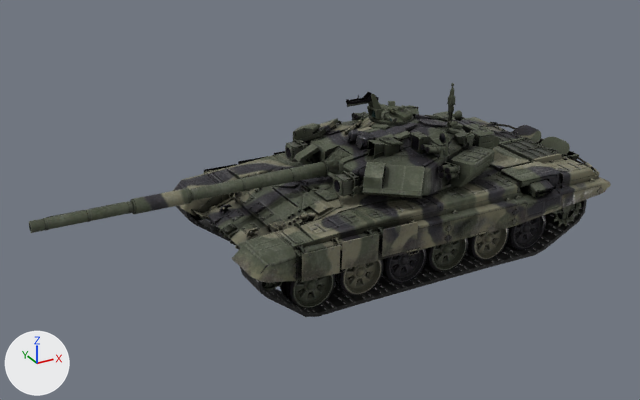
The Blender file Assets/_Assets/Vehicles/uralvagonzavod_t-90am_main_battle_tank/Blend files/T90AM - Tracks Bones Animations.blend as it was, and as the next commit left it.
Camera for both pictures: a 50 mm lens placed at (-148.8, -230.9, 142.2), pointed at (-19.0, 5.0, 24.2). The axes (+X, +Y, +Z) are drawn at lower left. The lights are the same throughout. The older version comes first.

The first picture shows 'Barrel', 'Hull', 'Left RoadWheel_1', 'Left RoadWheel_2', 'Left RoadWheel_3', 'Left RoadWheel_4', 'Left RoadWheel_5', 'Left RoadWheel_6', 'Left Tracks', 'Right Tracks', 'Turret Armor', 'Turret Mantlet' and 2 more.
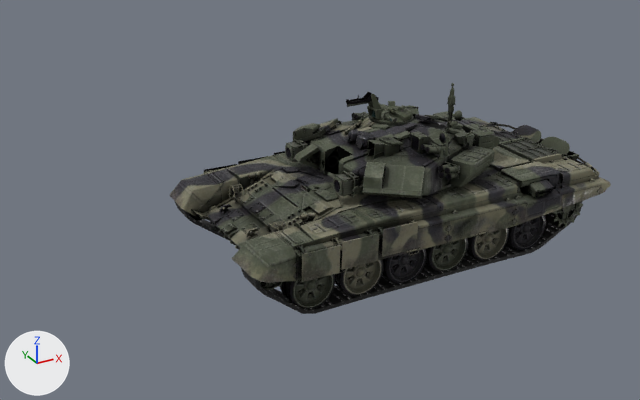
Where the change shows, as pixel boxes (x1, y1, x2, y2) in the pictures (640 x 400 px):
'Left Tracks', moved, rescaled
    before: (240, 200, 587, 317)
    after: (241, 201, 582, 314)
'Barrel', hidden
    before: (29, 162, 327, 233)
'Turret Mantlet', hidden
    before: (321, 147, 351, 177)
'Right Tracks', moved, rescaled
    before: (176, 206, 229, 241)
    after: (175, 202, 229, 240)

Diff of the bpy script that builds the scene:
```diff
--- a/Assets/_Assets/Vehicles/uralvagonzavod_t-90am_main_battle_tank/Blend files/T90AM - Tracks Bones Animations.blend.py
+++ b/Assets/_Assets/Vehicles/uralvagonzavod_t-90am_main_battle_tank/Blend files/T90AM - Tracks Bones Animations.blend.py
@@ ob_left_tracks @@
 ob_left_tracks.matrix_parent_inverse = Matrix(((0.0, -1.0, 0.0, 0.0), (0.0, 0.0, 1.0, 0.0), (-1.0, 0.0, 0.0, 0.0), (0.0, 0.0, 0.0, 1.0)))
-ob_left_tracks.location = (0.0, 0.0, 0.0)
+ob_left_tracks.location = (0.0, -4.604, 0.0)
 ob_left_tracks.rotation_euler = (1.571, 0.0, -1.571)  # degrees (90, 0, -90)
+ob_left_tracks.scale = (0.769, 1.0, 1.0)
@@ ob_right_tracks @@
 ob_right_tracks.matrix_parent_inverse = Matrix(((0.0, -1.0, 0.0, 0.0), (0.0, 0.0, 1.0, 0.0), (-1.0, 0.0, 0.0, 0.0), (0.0, 0.0, 0.0, 1.0)))
-ob_right_tracks.location = (0.0, 0.0, 0.0)
+ob_right_tracks.location = (0.0, 7.803, 0.0)
 ob_right_tracks.rotation_euler = (1.571, 0.0, -1.571)  # degrees (90, 0, -90)
+ob_right_tracks.scale = (0.769, 1.0, 1.0)
@@ ob_turret_mantlet @@
 ob_turret_mantlet.rotation_euler = (1.571, 0.0, -1.571)  # degrees (90, 0, -90)
+ob_turret_mantlet.hide_set(True)
@@ ob_barrel @@
 ob_barrel.rotation_euler = (1.571, 0.0, -1.571)  # degrees (90, 0, -90)
+ob_barrel.hide_set(True)
```
